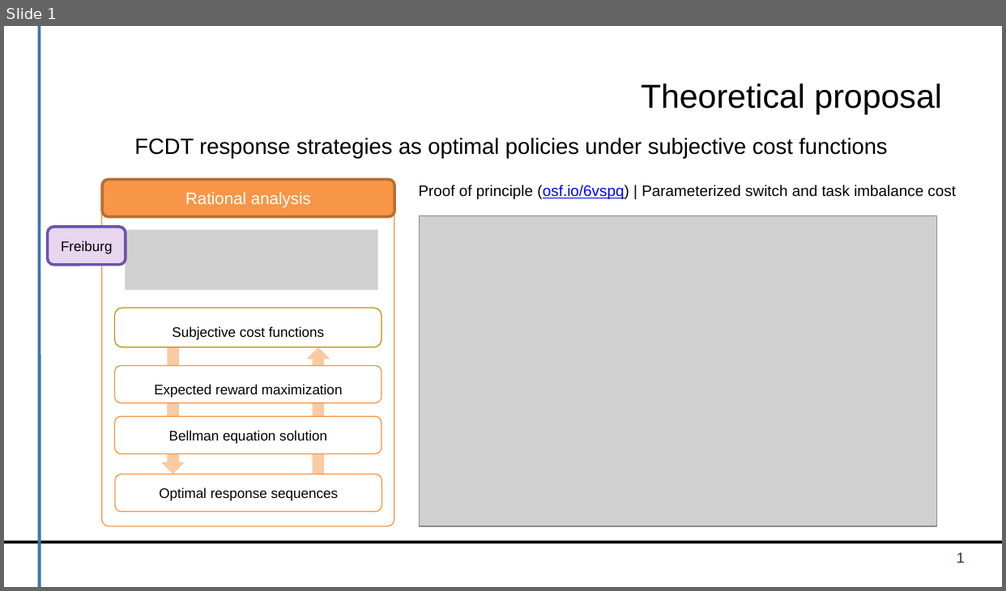
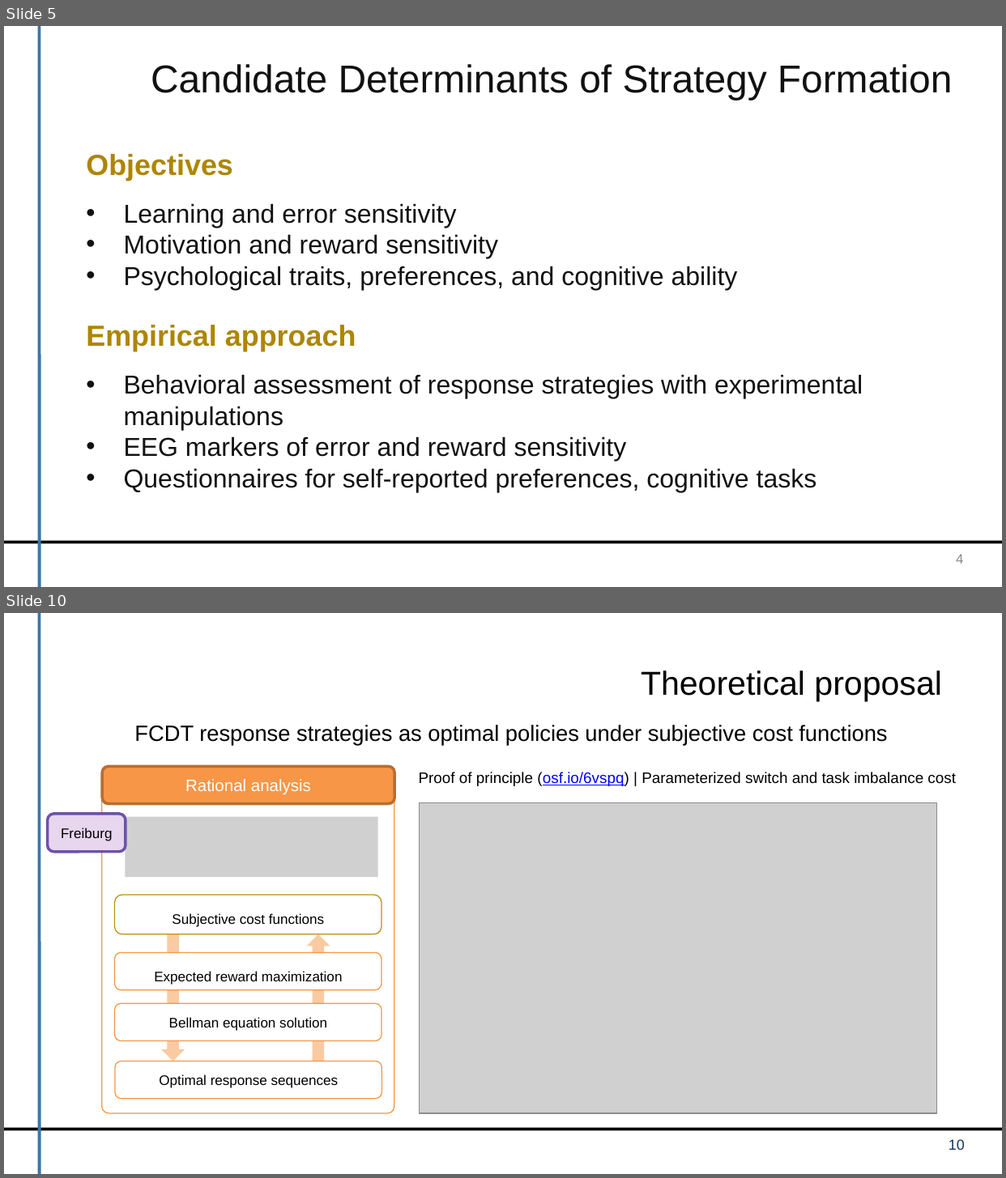
Before and after one commit to dirk-ostwald/Optimal-dual-task-performance, a slide deck: presentation/TP3-Kick-Off-Presentation.pptx. Shown one above the other, each under a label of ours: slide 1 before the commit, slides 5 and 10 after it; the slides between them are not shown. The pictures are 1006x591 and 1006x1178 pixels, drawn with LibreOffice and Linux fonts; fonts in the diff are those of the drawing; grey boxes stand for pictures; background and template pictures are left out. Boxes give left, top, right and bottom in pixels: in the first picture for what was removed or moved away, otherwise in the second. Text is boxed around its words. In the diff, an @@ line names an element or a change of style, - is before the commit and + after.

```diff
--- a/presentation/TP3-Kick-Off-Presentation.pptx
+++ b/presentation/TP3-Kick-Off-Presentation.pptx
@@ slide 5 added at (x1=4, y1=26, x2=1002, y2=587), background #FFFFFF; not listed: 2 template elements that a slide beside it also shows @@
@@ text added at (x1=151, y1=64, x2=952, y2=100), 28 pt, text #111111 @@
+Candidate Determinants of Strategy Formation
@@ text added at (x1=86, y1=154, x2=233, y2=181), 21 pt, text #AD8600, bold @@
+Objectives
@@ text added at (x1=124, y1=203, x2=738, y2=290), 18.8 pt, text #111111 @@
+• Learning and error sensitivity
+• Motivation and reward sensitivity
+• Psychological traits, preferences, and cognitive ability
@@ text added at (x1=86, y1=325, x2=356, y2=352), 21 pt, text #AD8600, bold @@
+Empirical approach
@@ text added at (x1=124, y1=374, x2=863, y2=493), 18.8 pt, text #111111 @@
+• Behavioral assessment of response strategies with experimental manipulations
+• EEG markers of error and reward sensitivity
+• Questionnaires for self-reported preferences, cognitive tasks
@@ text added at (x1=956, y1=554, x2=963, y2=564), 9.8 pt, text #888888 @@
+4
@@ what was slide 1 is now slide 10 @@
@@ page number at (x1=948, y1=1139, x2=965, y2=1150): text changed @@
-1
+10
```
Also in this commit, not shown: 4 slides changed, 45 other slides added, 4 other files.
